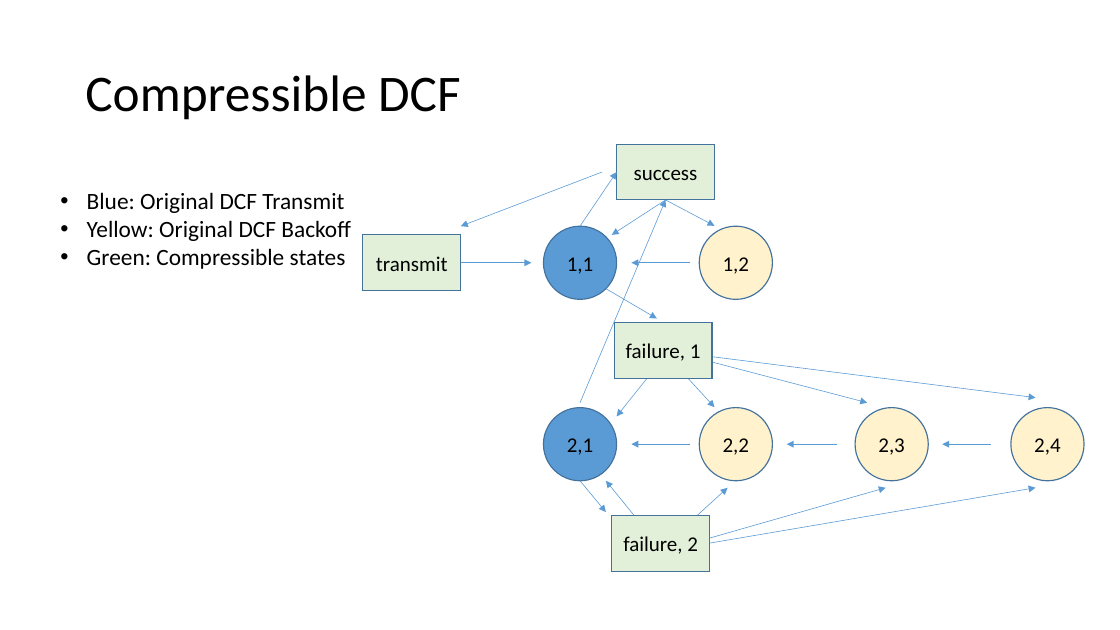
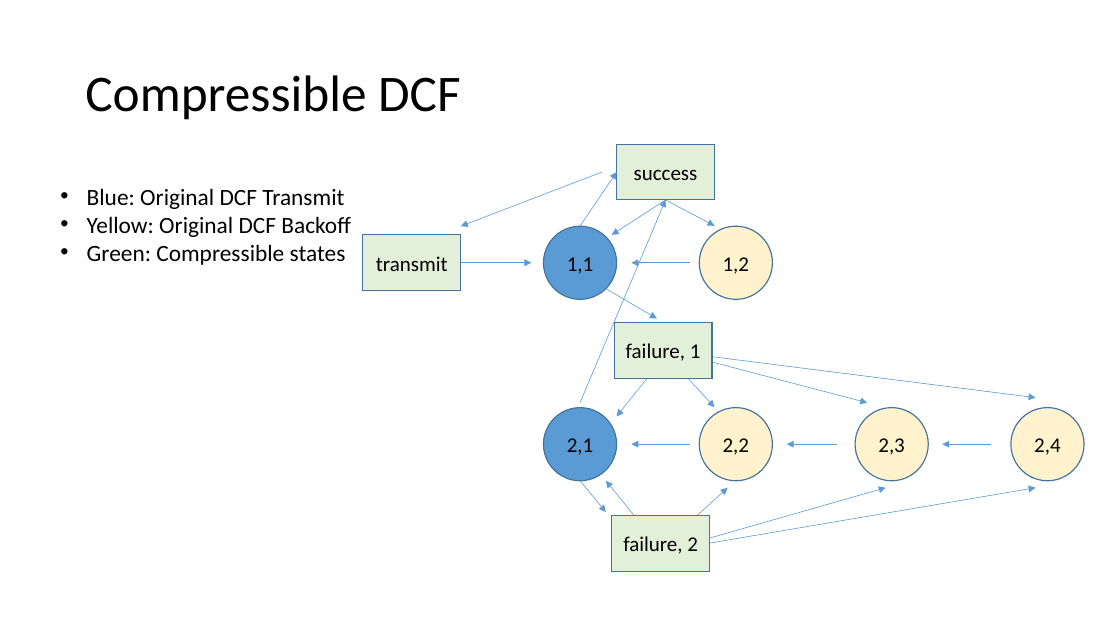
Before and after one commit to tamirh-uci/HeteroTrafficModels, a slide deck: slide 3 of presentation/Compressible States.pptx. Drawn at 1120x630 pixels with LibreOffice and Linux fonts; fonts in the diff are those of the drawing. Boxes give left, top, right and bottom in pixels: in the first picture for what was removed or moved away, otherwise in the second. Text is boxed around its words. In the diff, an @@ line names an element or a change of style, - is before the commit and + after.

```diff
--- a/presentation/Compressible States.pptx
+++ b/presentation/Compressible States.pptx
@@ text "Blue: Original DCF Transmit" moved from (x1=87, y1=192, x2=351, y2=269) to (x1=87, y1=188, x2=351, y2=265) @@
```
Also in this commit, not shown: 2 other slides changed.
